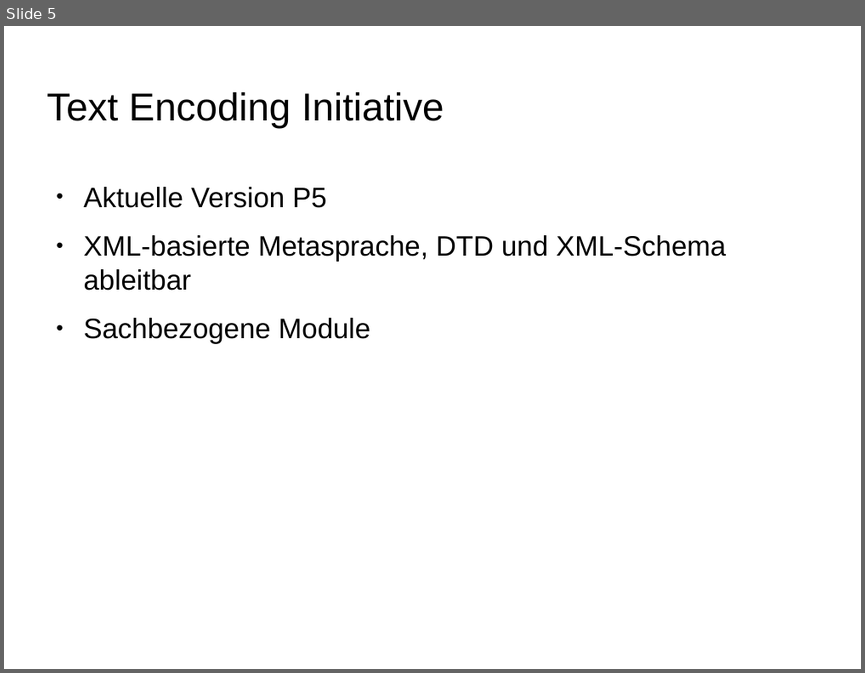
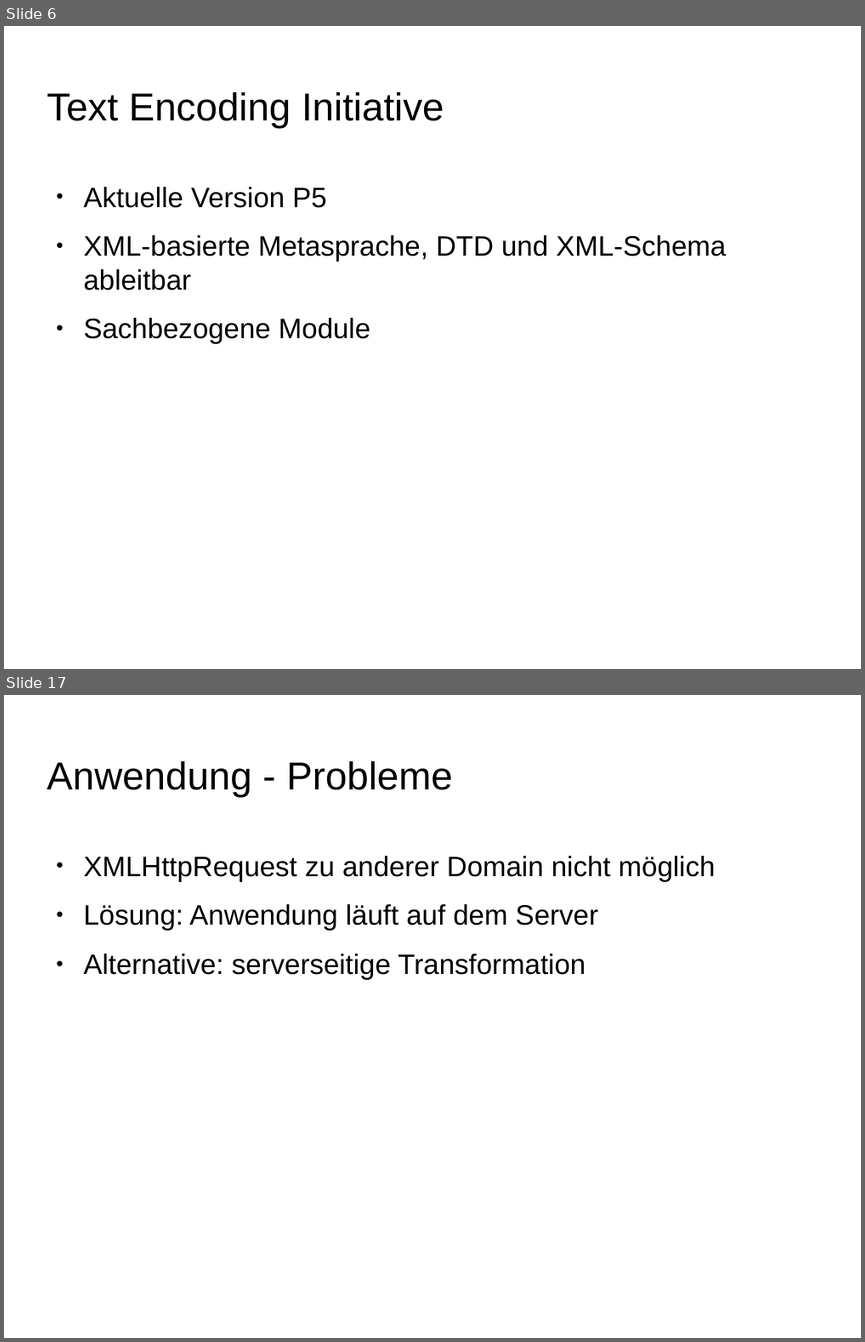
Before and after one commit to alkern/TeiRD, a slide deck: doc/präsentation.odp. Shown one above the other, each under a label of ours: slide 5 before the commit, slides 6 and 17 after it; the slides between them are not shown. The pictures are 865x673 and 865x1342 pixels, drawn with LibreOffice and Linux fonts; fonts in the diff are those of the drawing; background and template pictures are left out. Boxes give left, top, right and bottom in pixels: in the first picture for what was removed or moved away, otherwise in the second. Text is boxed around its words. In the diff, an @@ line names an element or a change of style, - is before the commit and + after.

```diff
--- a/doc/präsentation.odp
+++ b/doc/präsentation.odp
@@ slide 17 added at bbox=[4, 695, 861, 1338], background picture (left out) @@
@@ title added at bbox=[46, 761, 453, 798], 36 pt, text #000000 @@
+Anwendung - Probleme
@@ text added at bbox=[84, 856, 715, 979], 26 pt, text #000000 @@
+● XMLHttpRequest zu anderer Domain nicht möglich
+● Lösung: Anwendung läuft auf dem Server
+● Alternative: serverseitige Transformation
@@ what was slide 5 is now slide 6 @@
```
Also in this commit, not shown: 7 slides changed, 13 other slides added, 5 other files.
